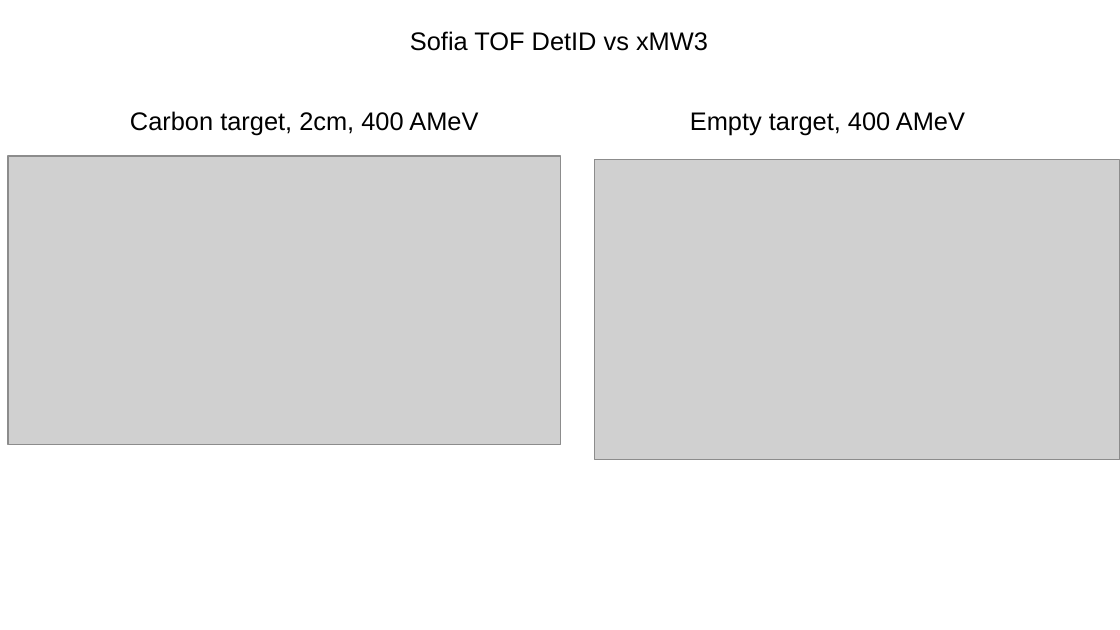
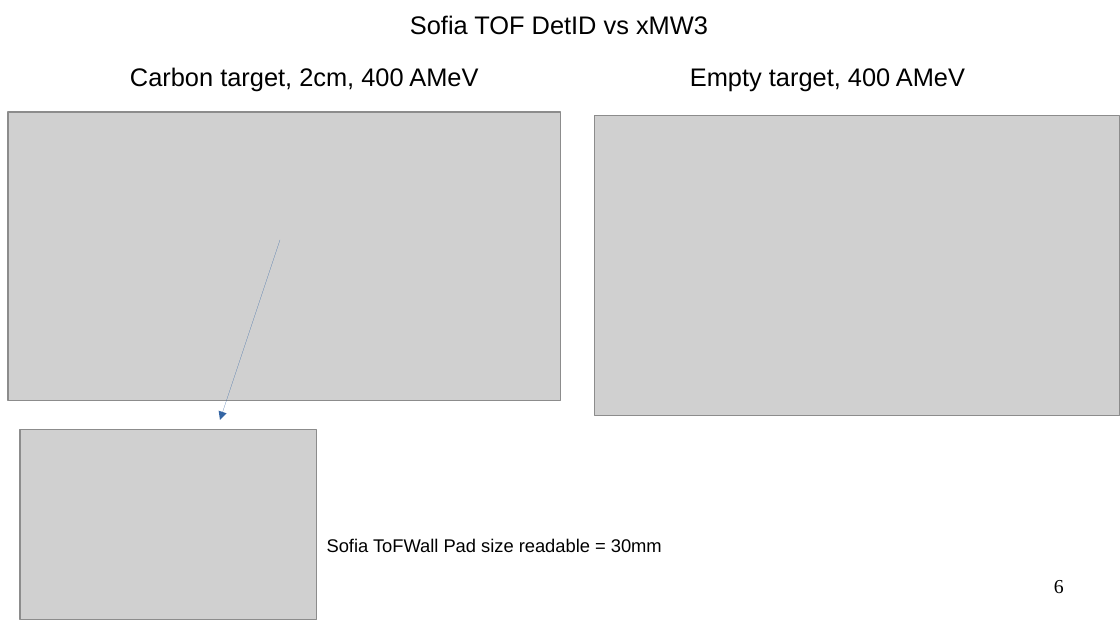
Before and after one commit to jenegger/phd_thesis, a slide deck: slide 6 of other/sofia_tof_analysis.odp. Drawn at 1120x630 pixels with LibreOffice and Linux fonts; fonts in the diff are those of the drawing; grey boxes stand for pictures. Boxes give left, top, right and bottom in pixels: in the first picture for what was removed or moved away, otherwise in the second. Text is boxed around its words. In the diff, an @@ line names an element or a change of style, - is before the commit and + after.

```diff
--- a/other/sofia_tof_analysis.odp
+++ b/other/sofia_tof_analysis.odp
@@ text "Sofia TOF DetID vs xMW3": place and size @@
-text "Sofia TOF DetID vs xMW3" at (410,31,708,51)
+text "Sofia TOF DetID vs xMW3" at (410,15,708,35)
@@ 2 pictures, 2 texts: place and size @@
-2 pictures, 2 texts at (8,111,1120,459)
+2 pictures, 2 texts at (8,67,1120,416)
@@ arrow added from (281, 240) to (221, 420), #3465A4 0 pt @@
@@ picture added at (20,430,317,620) @@
@@ text added at (327,538,662,552), 13 pt, text #000000 @@
+Sofia ToFWall Pad size readable = 30mm
@@ page number added at (1054,580,1064,594), 14 pt, text #000000 @@
+6
```
Also in this commit, not shown: 5 other slides changed, 1 slide added, 10 other files.
